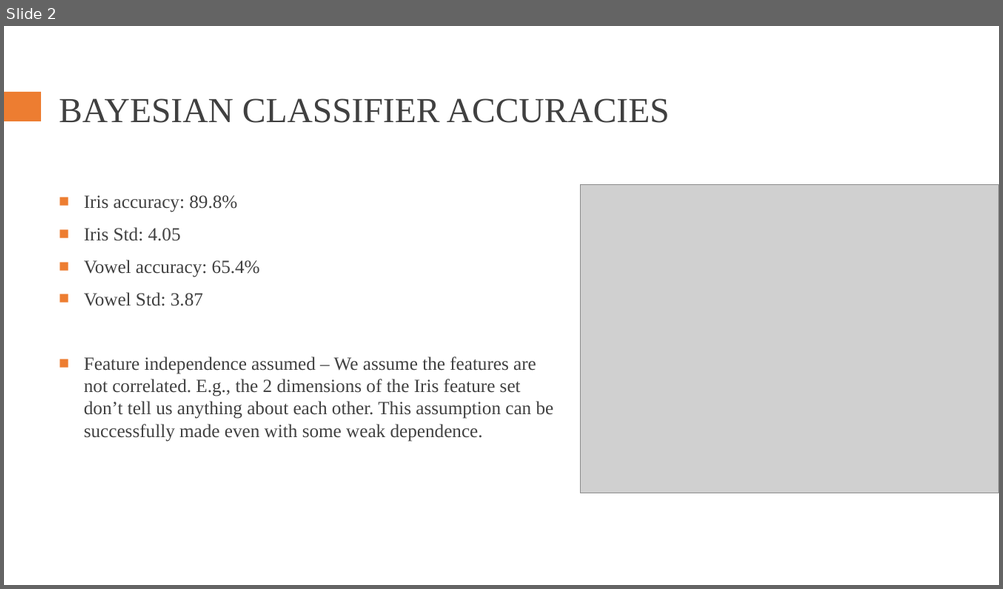
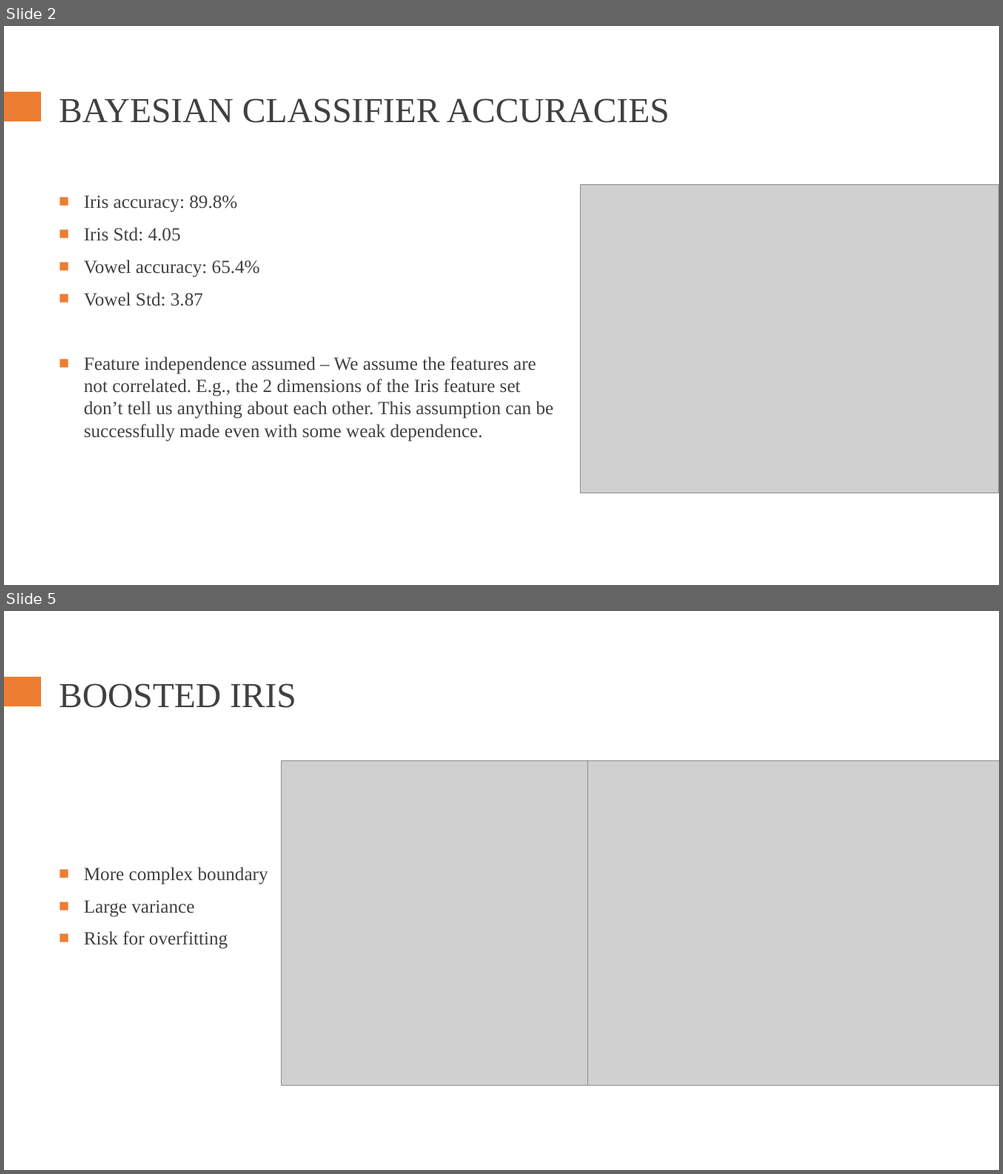
Before and after one commit to rodrigo-castellano/ML_Bayesian_learning_Boosting, a slide deck: Bayes_Boosting_presentation.pptx. Shown one above the other, each under a label of ours: slide 2 before the commit, slides 2 and 5 after it; the slides between them are not shown. The pictures are 1003x589 and 1003x1174 pixels, drawn with LibreOffice and Linux fonts; fonts in the diff are those of the drawing; grey boxes stand for pictures. Boxes give left, top, right and bottom in pixels: in the first picture for what was removed or moved away, otherwise in the second. Text is boxed around its words. In the diff, an @@ line names an element or a change of style, - is before the commit and + after.

```diff
--- a/Bayes_Boosting_presentation.pptx
+++ b/Bayes_Boosting_presentation.pptx
@@ slide 5 added at <box>4,611,999,1170</box>, background #FFFFFF; not listed: 1 template element that a slide beside it also shows @@
@@ title added at <box>59,684,296,708</box>, 34 pt, text #404040 @@
+BOOSTED IRIS
@@ picture added at <box>282,761,587,1086</box> @@
@@ picture added at <box>587,761,999,1086</box> @@
@@ text added at <box>84,867,268,949</box>, 18 pt, text #404040 @@
+■ More complex boundary
+■ Large variance
+■ Risk for overfitting
```
Also in this commit, not shown: 1 slide changed, 9 other slides added, 4 other files.
